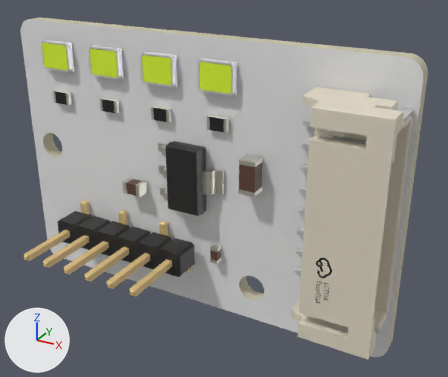
A saved change to the glTF model site/assets/pcb/camera-pod.glb.
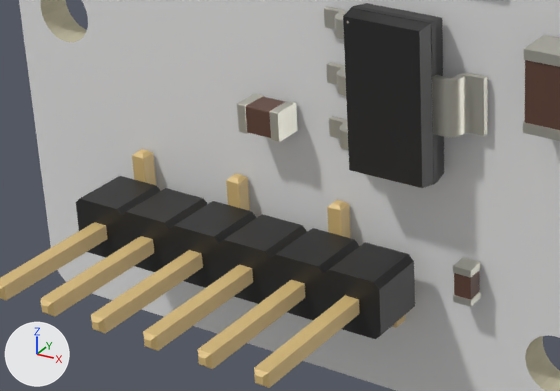
Each version is shown whole from a 50 mm lens placed at (48.8, -47.6, 9.4), pointed at (24.2, -2.9, -13.0), then close up on the part from 6% to 57% of the width and 37% to 79% of the height. Every picture has the same lights, and +X, +Y and +Z are marked at lower left. The older version's two pictures come first. Vertices at exactly the same position are counted once.

Names of what the first close-up shows: 'board0', 'board2', 'part10', 'part11', 'part2', 'part7'.
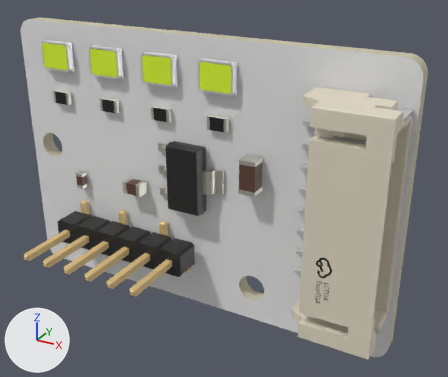
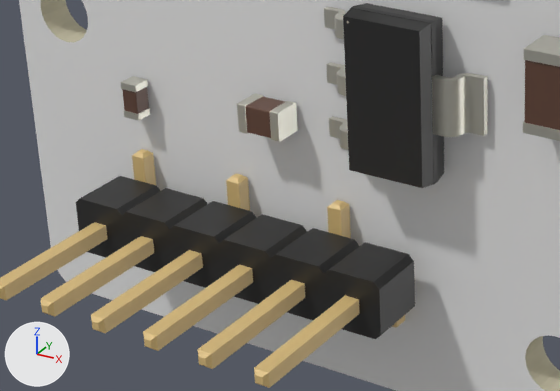
Boxes [x1, y1, x2, y2] around the edits, measured in the close-ups (560 x 391 px; the box of a moved part takes in the faces that stretch with it):
'part2', reshaped
    before: [237, 7, 560, 307]
    after: [121, 7, 560, 150]
'part11', reshaped
    before: [246, 60, 560, 299]
    after: [122, 60, 560, 138]
part 1 of me_part2, moved or reshaped
    before: [453, 291, 481, 307]
    after: [124, 108, 151, 121]
part 2 of me_part2, moved or reshaped
    before: [453, 257, 481, 277]
    after: [121, 76, 148, 92]
part 3 of me_part11, moved or reshaped
    before: [454, 271, 480, 299]
    after: [122, 87, 149, 114]

What changed in the scene script:
```text
Change me_part2:
    used by ob_part2; location = (0.0, 0.0, 0.0)
    remove me_part2.from_pydata(...)  # 1152 vertices, 2044 faces; spans x 4.0..27.4, y -3.2..-1.6, z -21.3..-6.8
    add me_part2.from_pydata(...)  # 1152 vertices, 2044 faces; spans x 4.0..27.4, y -3.2..-1.6, z -16.8..-6.8
    me_part2 part 1: the loose piece of 60 vertices spanning x 22.4..23.2, y -2.4..-1.6, z -21.3..-21.0 is moved by (-16.1, 0.0, 4.5)
    me_part2 part 2: the loose piece of 60 vertices spanning x 22.4..23.2, y -2.4..-1.6, z -20.0..-19.7 is moved by (-16.1, 0.0, 4.5)
Change me_part11:
    used by ob_part11; location = (0.0, 0.0, 0.0)
    remove me_part11.from_pydata(...)  # 136 vertices, 136 faces; spans x 13.15..27.36, y -3.15..-1.62, z -21.0..-10.2
    add me_part11.from_pydata(...)  # 136 vertices, 136 faces; spans x 6.28..27.36, y -3.15..-1.62, z -16.5..-10.2
    me_part11 part 3: the loose piece of 40 vertices spanning x 22.43..23.17, y -2.37..-1.62, z -21.0..-20.0 is moved by (-16.15, 0.0, 4.5)
```
